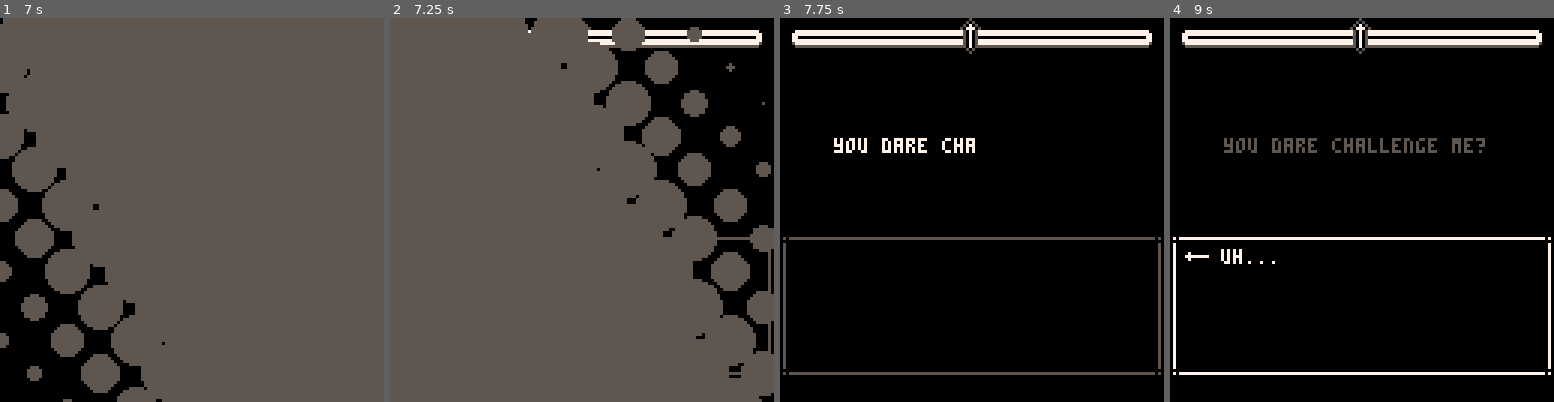
Above: before the commit, frames 1-4 (left to right).
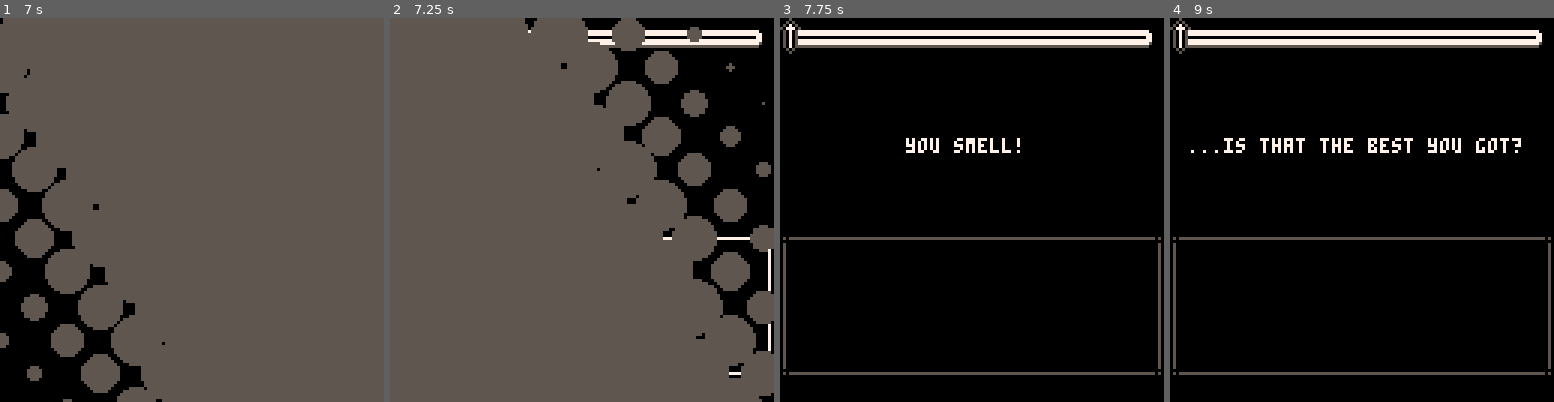
Above: after the commit, the same moments.

Repository: mkaemmerer/swordplay
Game: PICO-8 cartridge swordplay.p8
Same seed, same stepped clock (60 frames per second), same inputs: the game is played once before the commit and once after it.
Inputs:
- Up to frame 1 (7 s): tap X (X key) at 0.33, 1.07, 1.85, 2.97, 4.08, 5.2, 6.32 s; tap O (Z key) at 0.7, 1.7, 2.1, 2.5, 2.9, 3.3, 3.7, 4.1, 4.5, 4.9, 5.3, 5.7, 6.1, 6.5, 6.9 s; hold Up 2.15-2.42 s; hold Down 3.63-3.97 s; hold Up 4.73-5.03 s; hold Down 5.73-6.03 s
- Up to frame 2 (7.25 s): hold Up from 7.18 s (still down)
- Up to frame 3 (7.75 s): tap O (Z key) at 7.3, 7.7 s; tap X (X key) at 7.43 s; release Up at 7.45 s
- Up to frame 4 (9 s): tap O (Z key) at 8.1, 8.5, 8.9 s; tap X (X key) at 8.55 s; hold Down from 8.67 s (still down)

Frame 1 is identical in both runs. In frame 2, 0.3% of the frame differs, in the area x 50-100%, y 1-93%; in frame 3, 1.1%; in frame 4, 4.4%, in the area x 0-100%, y 0-93%.

Commit message:
Update battle system

Diff:
--- a/swordplay.p8
+++ b/swordplay.p8
@@ -6,9 +6,7 @@
 
 -- todos:
 --  battle system:
---   - don't allow repeats
---   - lose after running out?
---   - lose after one fail?
+--   - lose after 2 misses?
 --  story:
 --   - boss fight with innuendo
 --  ui: scroll for more opts?
@@ -20,6 +18,7 @@
 
 -- global constants
 debug = false
+g_text_speed = 40
 
 function _init()
 	-- global state
@@ -1652,14 +1651,13 @@
 function text_flow(text)
 	return flow.once(function(nxt)
 		local t = 0
-		local spd = 20
 		local function len()
-			return t*spd
+			return t*g_text_speed
 		end
 		return text_reveal(text,7,len)
 			:updatable(function(scn,dt)
 				t += dt
-				if t > #text/spd + 0.5 then
+				if t > #text/g_text_speed + 0.5 then
 					nxt()
 				end
 			end)
@@ -1888,7 +1886,7 @@
 				return swordplay_ui(
 					c,
 					ui_empty,
-					{col="dark",fac=state.tide}
+					{col="dark",fac=state.tide/state.max_tide}
 				)
 		end)
 end
@@ -1996,7 +1994,7 @@
 		return swordplay_ui(
 			top,
 			mnu,
-			{col="light",fac=state.tide}
+			{col="light",fac=state.tide/state.max_tide}
 		)
 	end)
 end
@@ -2115,7 +2113,7 @@
 	retorts={
 		"uh..."
 	},
-	tide=0.5,
+	tide=0,
 }
 
 function set_has(set,x)
@@ -2131,12 +2129,17 @@
 	local ret = list_copy(set)
 	add(ret,x)
 	return ret
+end
+
+function is_victory(state)
+	return state.tide >= state.max_tide
 end
 
 function set_tide(tide)
 	return function(state)
 		return {
 			tide = tide,
+			max_tide = state.max_tide,
 			insults = state.insults,
 			retorts = state.retorts,
 			used_insults = state.used_insults,
@@ -2144,18 +2147,32 @@
 	end
 end
 
+function set_max_tide(max_tide)
+	return function(state)
+		return {
+			tide = state.tide,
+			max_tide = max_tide,
+			insults = state.insults,
+			retorts = state.retorts,
+			used_insults = state.used_insults,
+		}
+	end
+end
+
 function reset_used(state)
 	return {
 		tide = state.tide,
+		max_tide = state.max_tide,
 		insults = state.insults,
 		retorts = state.retorts,
 		used_insults = {},
 	}
 end
 
-function start_battle(state)
+function start_battle(state,enemy)
 	return chain({
-		set_tide(0.5),
+		set_tide(0),
+		set_max_tide(#enemy.insults),
 		reset_used,
 	})(state)
 end
@@ -2164,6 +2181,7 @@
 	return function(state)
 		return {
 			tide = state.tide,
+			max_tide = state.max_tide,
 			insults = set_add(state.insults, insult),
 			retorts = state.retorts,
 			used_insults = state.used_insults,
@@ -2175,6 +2193,7 @@
 	return function(state)
 		return {
 			tide = state.tide,
+			max_tide = state.max_tide,
 			insults = state.insults,
 			retorts = set_add(state.retorts,retort),
 			used_insults = state.used_insults,
@@ -2186,6 +2205,7 @@
 	return function(state)
 		return {
 			tide = state.tide,
+			max_tide = state.max_tide,
 			insults = state.insults,
 			retorts = state.retorts,
 			used_insults = set_add(state.used_insults, insult),
@@ -2195,34 +2215,32 @@
 
 function resolve_attack(state,insult,retort)
 	local success = not (retort == comeback_retorts[insult])
-	-- learn new retort,
-	-- update the battle
 	local new_state = chain({
-		learn_retort(retort),
-		set_tide(
-			success
-				and state.tide + 0.25
-				or  state.tide - 0.25
-		),
+		-- learn a retort
+		success
+			and id
+			or  learn_retort(retort),
 	})(state)
 
-	return new_state
+	return {true, new_state}
 end
 
 function resolve_defend(state,insult,retort)
 	local success = retort == comeback_retorts[insult]
 	-- learn new insult,
 	-- update the battle
+	-- win points after successful
+	-- defenses
 	local new_state = chain({
 		learn_insult(insult),
 		set_tide(
 			success
-				and state.tide + 0.25
-				or  state.tide - 0.25
+				and state.tide + 1
+				or  state.tide
 		),
 	})(state)
 
-	return new_state
+	return { success, new_state }
 end
 
 -- fighters
@@ -2372,13 +2390,12 @@
 	)
 	-- end battle if someone ran
 	-- out of insults
-	if state.tide == 1
+	if is_victory(state)
 	or (turn == "enemy" and #enemy_insults == 0)
 	then
 		return flow.of({"victory", state})
 	end
-	if state.tide == 0
-	or (turn == "player" and #player_insults == 0)
+	if (turn == "player" and #player_insults == 0)
 	then
 		return flow.of({"defeat", state})
 	end
@@ -2387,10 +2404,16 @@
 		and player_turn(state,enemy)
 		or  enemy_turn(state,enemy)
 
-	return do_turn:flatmap(function(newstate)
+	return do_turn:flatmap(function(res)
+		local result,newstate = unpack(res)
 		local opponent = turn == "player"
 			and "enemy"
 			or  "player"
+
+		if not result then
+			return flow.of({"defeat", newstate})
+		end
+
 		return battle(newstate,enemy,opponent)
 	end)
 end
@@ -2455,13 +2478,15 @@
 		end
 	end
 
+	local enemy = enemies[battle_num]
+
 	return flow.seq({
 		battle_intro_flow(battle_num),
 		flow_scn(
 			battle(
-				start_battle(state),
-				enemies[battle_num],
-				"enemy"
+				start_battle(state,enemy),
+				enemy,
+				"player"
 			)
 				:flatmap(handle_battle)
 				:wrap(ui_scn)
